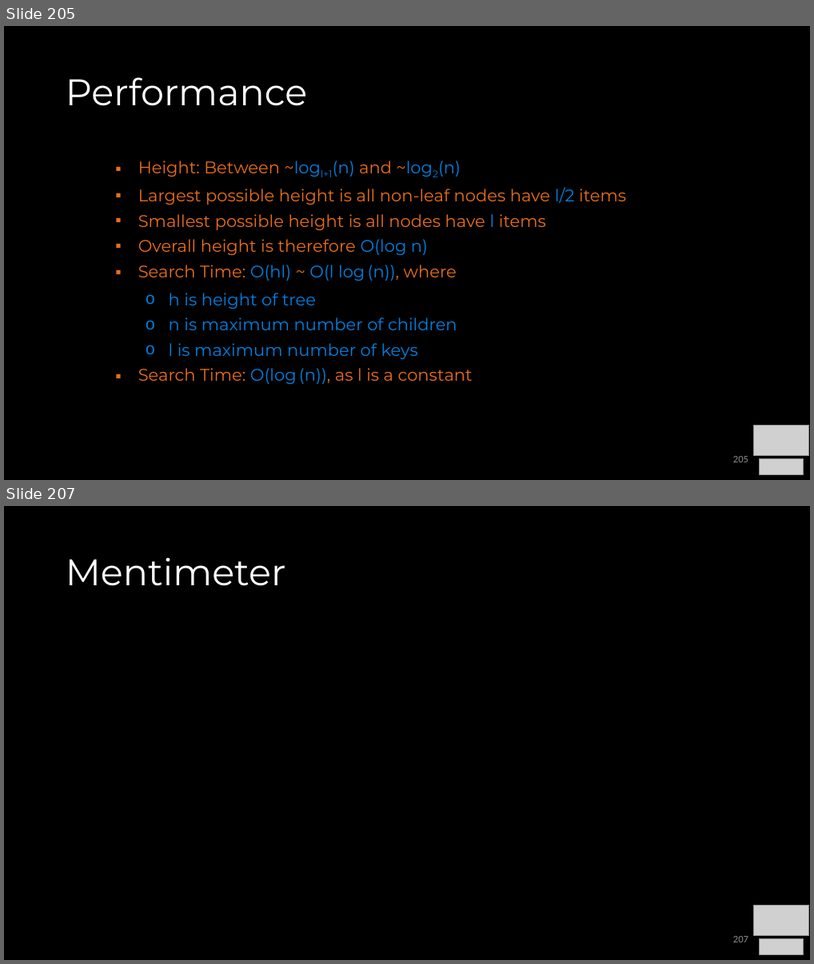
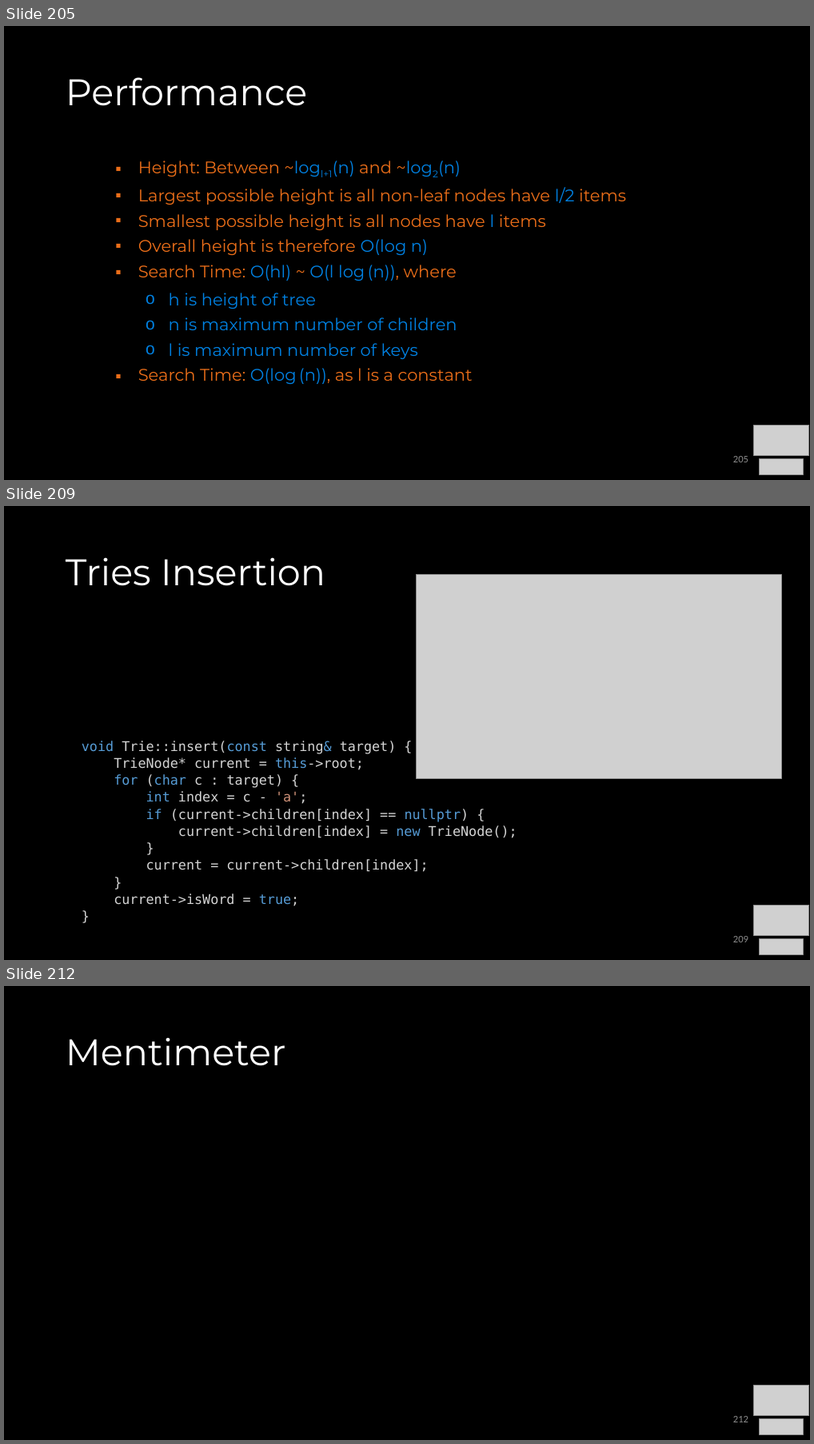
Before and after one commit to COP3530/Instructional-Content, a slide deck: Slides/Slides-PPT/4 - Balanced Trees.pptx. Shown one above the other, each under a label of ours: slides 205 and 207 before the commit, slides 205, 209 and 212 after it; the slides between them are not shown. The pictures are 814x964 and 814x1444 pixels, drawn with LibreOffice and Linux fonts; fonts in the diff are those of the drawing; grey boxes stand for pictures. Boxes give left, top, right and bottom in pixels: in the first picture for what was removed or moved away, otherwise in the second. Text is boxed around its words. In the diff, an @@ line names an element or a change of style, - is before the commit and + after.

Commit message:
tries added

```diff
--- a/Slides/Slides-PPT/4 - Balanced Trees.pptx
+++ b/Slides/Slides-PPT/4 - Balanced Trees.pptx
@@ slide 209 added at (x1=4, y1=506, x2=810, y2=960), background #000000 @@
@@ title added at (x1=66, y1=557, x2=326, y2=586), 44 pt, text #FFFFFF @@
+Tries Insertion
@@ picture added at (x1=417, y1=574, x2=782, y2=779) @@
@@ text added at (x1=82, y1=740, x2=518, y2=906), 16 pt, text #D4D4D4 @@
+void Trie::insert(const string& target) {
+TrieNode* current = this->root;
+for (char c : target) {
+int index = c - 'a';
+if (current->children[index] == nullptr) {
+current->children[index] = new TrieNode();
+}
+current = current->children[index];
+}
+current->isWord = true;
+}
@@ picture added at (x1=754, y1=904, x2=810, y2=936) @@
@@ page number added at (x1=734, y1=936, x2=749, y2=942), 12 pt, text #8C8C8C @@
+209
@@ picture added at (x1=759, y1=939, x2=804, y2=954) @@
@@ what was slide 207 is now slide 212 @@
@@ page number at (x1=734, y1=1416, x2=749, y2=1422): text changed @@
-207
+212
```
Also in this commit, not shown: 4 other slides added, 1 slide removed, 1 other file.
